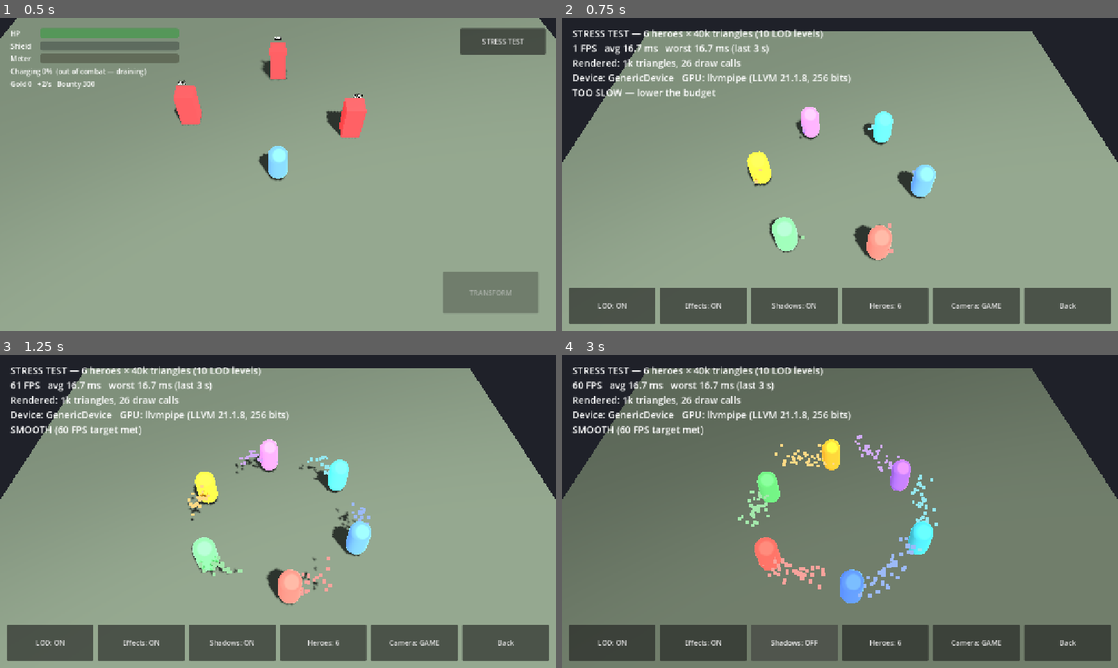
Above: before the commit, frames 1-4 (two rows, left to right).
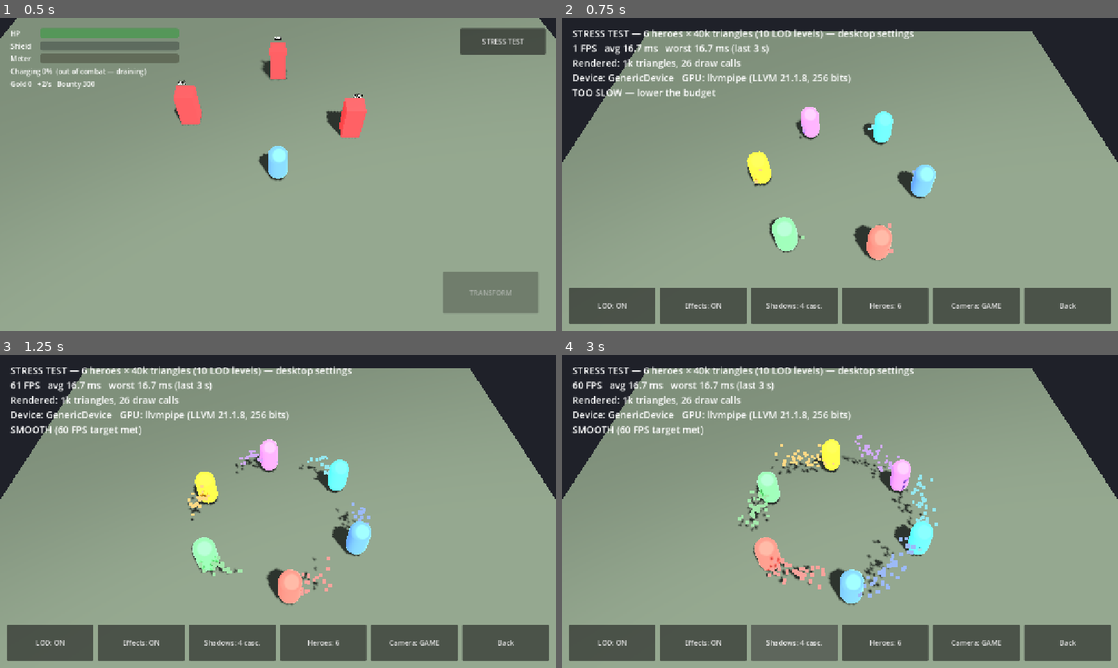
Above: after the commit, the same moments.

Repository: TamanegiNinja25/FZFoC_Mobile
Game: Godot game, scene res://scenes/main.tscn
The game is run twice, just before and just after one commit, with the same random seed, the same clock (stepped at 60 frames per second) and the same inputs.
Inputs:
- Up to frame 1 (0.5 s): no input
- Up to frame 2 (0.75 s): click "STRESS TEST" at 0.5 s
- Up to frame 3 (1.25 s): no input
- Up to frame 4 (3 s): click "Shadows: ON" (after the commit: "Shadows: 4 casc.") at 1.25 s; click "Shadows: OFF" at 2 s; click "Shadows: ON" (after the commit: "Shadows: 2 casc.") at 2.75 s

Frame 1 is identical in both runs. In frame 2, 0.3% of the frame differs, in the area x 36-64%, y 3-93%; in frame 3, 0.3%; in frame 4, 76%, in the area x 0-100%, y 3-100%.

Commit message:
prototype: 2 shadow cascades on phones
- Platform helper: phones use 2 sun-shadow cascades, desktop 4;
  "-- --phone" simulates phone settings on a PC
- Stress test: shadow button cycles 2 -> 4 -> off; benchmark now
  compares 4 vs 2 cascades (worst case 971k -> 486k tris, +12% FPS)
- Stress scene test: +4 cascade checks (11 total)

Co-Authored-By: Claude Opus 5.5 <noreply@anthropic.com>

Diff:
--- a/Prototype/scripts/main.gd
+++ b/Prototype/scripts/main.gd
@@ -57,7 +57,7 @@
 
 	var sun := DirectionalLight3D.new()
 	sun.rotation_degrees = Vector3(-55, 30, 0)
-	sun.shadow_enabled = true
+	Platform.apply_sun_shadows(sun)
 	add_child(sun)
 
 	var environment := Environment.new()
--- /dev/null
+++ b/Prototype/scripts/platform.gd
@@ -0,0 +1,25 @@
+class_name Platform
+extends RefCounted
+## Platform-specific rendering settings.
+## Phones use 2 sun-shadow cascades (decision 2026-11-08); desktop keeps Godot's default 4.
+## Pass `-- --phone` on the command line to simulate phone settings on a PC.
+
+
+static func is_phone() -> bool:
+	return OS.has_feature("mobile") or "--phone" in OS.get_cmdline_user_args()
+
+
+static func shadow_cascades() -> int:
+	return 2 if is_phone() else 4
+
+
+## 0 turns shadows off; 1, 2 or 4 sets the number of cascades.
+static func apply_sun_shadows(sun: DirectionalLight3D, cascades := shadow_cascades()) -> void:
+	sun.shadow_enabled = cascades > 0
+	match cascades:
+		1:
+			sun.directional_shadow_mode = DirectionalLight3D.SHADOW_ORTHOGONAL
+		2:
+			sun.directional_shadow_mode = DirectionalLight3D.SHADOW_PARALLEL_2_SPLITS
+		_:
+			sun.directional_shadow_mode = DirectionalLight3D.SHADOW_PARALLEL_4_SPLITS
--- a/Prototype/scripts/stress_test.gd
+++ b/Prototype/scripts/stress_test.gd
@@ -19,11 +19,13 @@
 var _lod_on := true
 var _effects_on := true
 var _close_camera := false
+## 0 = off; otherwise the number of sun-shadow cascades (phones default to 2).
+var shadow_cascades := Platform.shadow_cascades()
 var _time := 0.0
 var _frame_times: Array[float] = []
 
 ## Benchmark mode: `godot --path Prototype res://scenes/stress_test.tscn -- --benchmark`
-## runs four configurations for 3 s each, prints the results and quits.
+## runs each configuration in BENCH_STEPS for 3 s, prints the results and quits.
 var _benchmark := "--benchmark" in OS.get_cmdline_user_args()
 var _bench_step := 0
 var _bench_clock := 0.0
@@ -57,11 +59,29 @@
 		_tick_benchmark(delta)
 
 
-const BENCH_STEPS := ["6 heroes, game camera, LOD on", "6 heroes, close camera (full detail)",
-		"6 heroes, LOD off (worst case)", "12 heroes, LOD off"]
+const BENCH_STEPS := [
+	{"label": "6 heroes, game camera, LOD on, 4 casc.", "heroes": 6, "lod": true, "close": false, "cascades": 4},
+	{"label": "6 heroes, game camera, LOD on, 2 casc.", "heroes": 6, "lod": true, "close": false, "cascades": 2},
+	{"label": "6 heroes, close camera, 2 casc.", "heroes": 6, "lod": true, "close": true, "cascades": 2},
+	{"label": "6 heroes, LOD off, 4 casc.", "heroes": 6, "lod": false, "close": false, "cascades": 4},
+	{"label": "6 heroes, LOD off, 2 casc.", "heroes": 6, "lod": false, "close": false, "cascades": 2},
+	{"label": "12 heroes, LOD off, 2 casc.", "heroes": 12, "lod": false, "close": false, "cascades": 2},
+]
+
+
+func _apply_config(config: Dictionary) -> void:
+	if heroes.size() != config.heroes:
+		_set_hero_count(config.heroes)
+	_lod_on = config.lod
+	get_viewport().mesh_lod_threshold = 1.0 if _lod_on else 0.0
+	_close_camera = config.close
+	_place_camera()
+	set_shadow_cascades(config.cascades)
 
 
 func _tick_benchmark(delta: float) -> void:
+	if _bench_step == 0 and _bench_clock == 0.0:
+		_apply_config(BENCH_STEPS[0])
 	_bench_clock += delta
 	if _bench_clock > 1.0:  # skip the first second of each step (warm-up)
 		_bench_samples.append(delta)
@@ -74,17 +94,15 @@
 		worst = maxf(worst, t)
 	var avg := total / maxf(_bench_samples.size(), 1)
 	var triangles := RenderingServer.get_rendering_info(RenderingServer.RENDERING_INFO_TOTAL_PRIMITIVES_IN_FRAME)
-	print("BENCH | %-38s | %5.1f FPS | avg %5.2f ms | worst %5.2f ms | %4dk tris" % [BENCH_STEPS[_bench_step], 1.0 / avg, avg * 1000.0, worst * 1000.0, triangles / 1000])
+	print("BENCH | %-40s | %5.1f FPS | avg %5.2f ms | worst %5.2f ms | %4dk tris" % [BENCH_STEPS[_bench_step].label, 1.0 / avg, avg * 1000.0, worst * 1000.0, triangles / 1000])
 	_bench_step += 1
-	_bench_clock = 0.0
+	_bench_clock = 0.0001
 	_bench_samples.clear()
-	match _bench_step:
-		1: _toggle_camera()
-		2: _toggle_camera(); _toggle_lod()
-		3: _toggle_heroes()
-		4:
-			print("BENCH | device: %s | GPU: %s" % [OS.get_model_name(), RenderingServer.get_video_adapter_name()])
-			get_tree().quit()
+	if _bench_step < BENCH_STEPS.size():
+		_apply_config(BENCH_STEPS[_bench_step])
+	else:
+		print("BENCH | device: %s | GPU: %s" % [OS.get_model_name(), RenderingServer.get_video_adapter_name()])
+		get_tree().quit()
 
 
 ## Builds a ~40k-triangle capsule and lets Godot generate LODs for it,
@@ -157,7 +175,7 @@
 
 	_sun = DirectionalLight3D.new()
 	_sun.rotation_degrees = Vector3(-55, 30, 0)
-	_sun.shadow_enabled = true
+	Platform.apply_sun_shadows(_sun, shadow_cascades)
 	add_child(_sun)
 
 	var environment := Environment.new()
@@ -213,7 +231,7 @@
 func _refresh_buttons() -> void:
 	_buttons["lod"].text = "LOD: %s" % ("ON" if _lod_on else "OFF")
 	_buttons["effects"].text = "Effects: %s" % ("ON" if _effects_on else "OFF")
-	_buttons["shadows"].text = "Shadows: %s" % ("ON" if _sun.shadow_enabled else "OFF")
+	_buttons["shadows"].text = "Shadows: %s" % ("OFF" if shadow_cascades == 0 else "%d casc." % shadow_cascades)
 	_buttons["heroes"].text = "Heroes: %d" % heroes.size()
 	_buttons["camera"].text = "Camera: %s" % ("CLOSE" if _close_camera else "GAME")
 	_buttons["back"].text = "Back"
@@ -235,9 +253,19 @@
 	_refresh_buttons()
 
 
+## Cycles 2 → 4 → off → 2, so the phone default can be compared on the device.
 func _toggle_shadows() -> void:
-	_sun.shadow_enabled = not _sun.shadow_enabled
-	_refresh_buttons()
+	match shadow_cascades:
+		2: set_shadow_cascades(4)
+		4: set_shadow_cascades(0)
+		_: set_shadow_cascades(2)
+
+
+func set_shadow_cascades(cascades: int) -> void:
+	shadow_cascades = cascades
+	Platform.apply_sun_shadows(_sun, cascades)
+	if not _buttons.is_empty():
+		_refresh_buttons()
 
 
 func _toggle_heroes() -> void:
@@ -267,7 +295,7 @@
 	var draw_calls := RenderingServer.get_rendering_info(RenderingServer.RENDERING_INFO_TOTAL_DRAW_CALLS_IN_FRAME)
 	var verdict := "SMOOTH (60 FPS target met)" if fps >= 55 else ("PLAYABLE (30 FPS target met)" if fps >= 28 else "TOO SLOW — lower the budget")
 	_stats.text = "\n".join([
-		"STRESS TEST — %d heroes × %dk triangles (%d LOD levels)" % [heroes.size(), hero_triangles / 1000, hero_lod_levels],
+		"STRESS TEST — %d heroes × %dk triangles (%d LOD levels) — %s settings" % [heroes.size(), hero_triangles / 1000, hero_lod_levels, "phone" if Platform.is_phone() else "desktop"],
 		"%d FPS   avg %.1f ms   worst %.1f ms (last 3 s)" % [fps, avg_ms, worst * 1000.0],
 		"Rendered: %dk triangles, %d draw calls" % [triangles / 1000, draw_calls],
 		"Device: %s   GPU: %s" % [OS.get_model_name(), RenderingServer.get_video_adapter_name()],
--- a/Prototype/tests/stress_scene_test.gd
+++ b/Prototype/tests/stress_scene_test.gd
@@ -30,7 +30,13 @@
 		_scene._toggle_lod()
 		_check(_scene.get_viewport().mesh_lod_threshold == 0.0, "LOD toggle forces full detail")
 		_scene._toggle_effects()
+		_check(_scene.shadow_cascades == Platform.shadow_cascades(), "starts with the platform's cascade count (%d)" % _scene.shadow_cascades)
+		_scene.set_shadow_cascades(2)
+		_check(_scene._sun.directional_shadow_mode == DirectionalLight3D.SHADOW_PARALLEL_2_SPLITS, "2 cascades → parallel 2 splits")
 		_scene._toggle_shadows()
+		_check(_scene.shadow_cascades == 4 and _scene._sun.directional_shadow_mode == DirectionalLight3D.SHADOW_PARALLEL_4_SPLITS, "toggle: 2 → 4 cascades")
+		_scene._toggle_shadows()
+		_check(_scene.shadow_cascades == 0 and not _scene._sun.shadow_enabled, "toggle: 4 → off")
 		_scene._toggle_camera()
 	elif _frames == 40:
 		for failure in _failures:
Not shown, added: Prototype/scripts/platform.gd.uid
